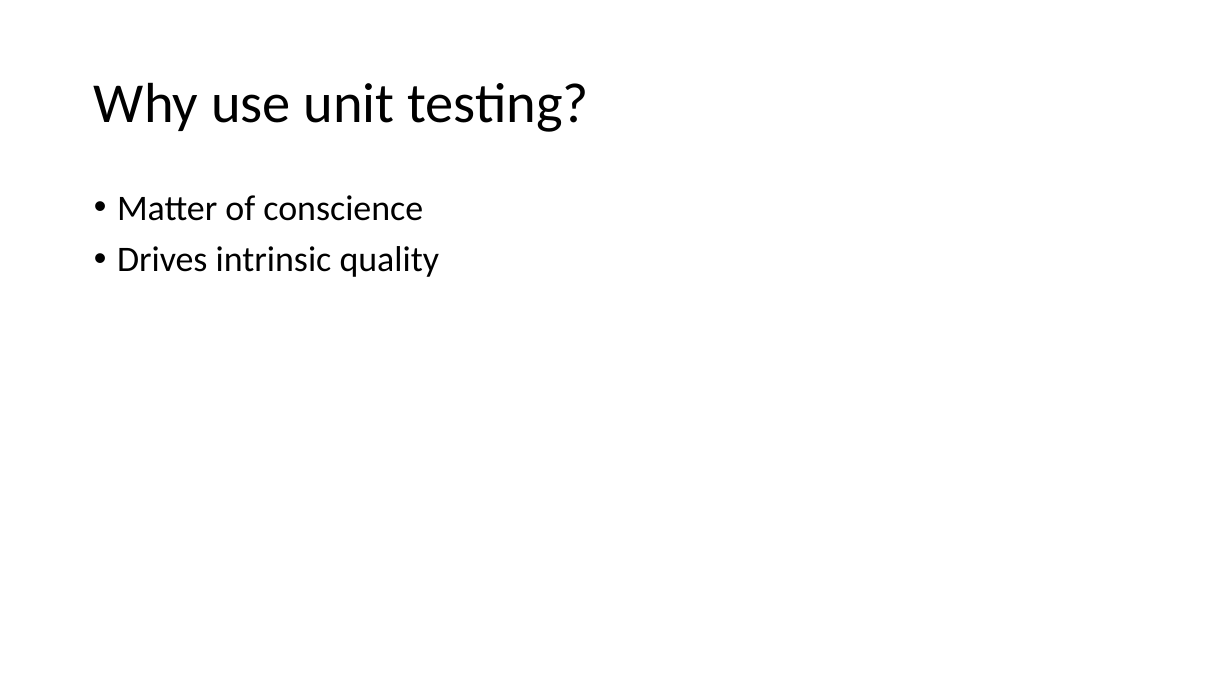
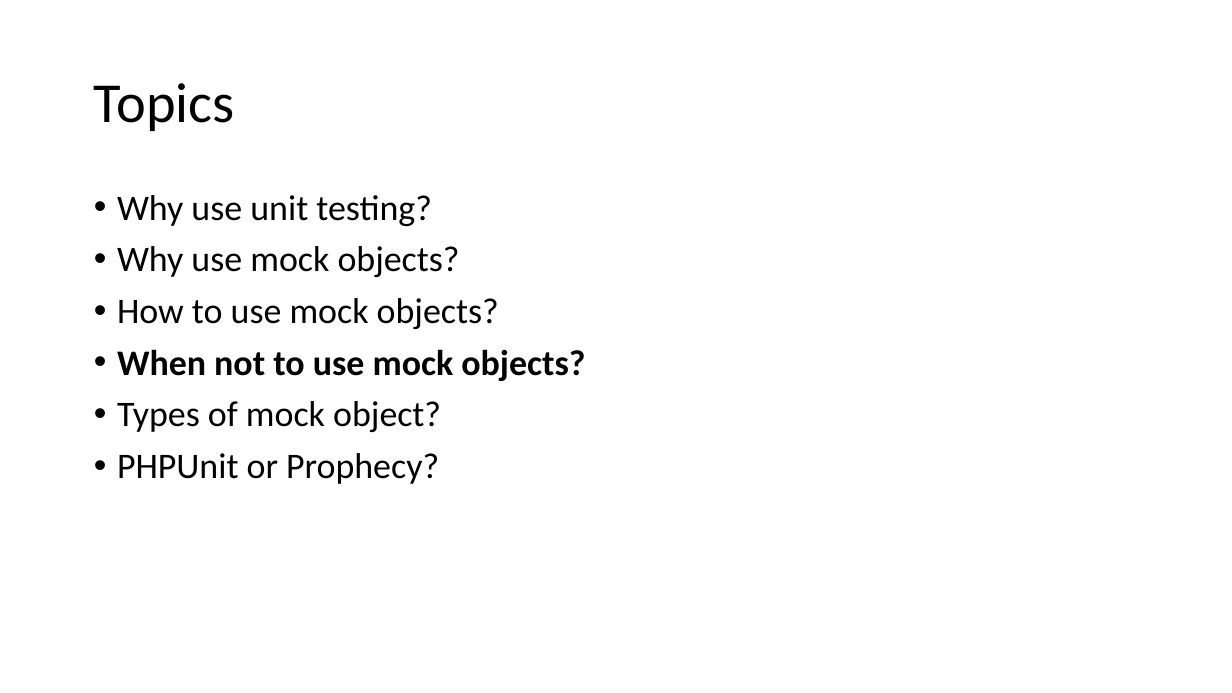
Before and after one commit to docljn/phpunit-or-prophecy-for-mocks, a slide deck: slide 11 of Creating Unit Test Mocks - PHPUnit or Prophecy.odp (slide 8 before the commit). Drawn at 1232x693 pixels with LibreOffice and Linux fonts; fonts in the diff are those of the drawing. Boxes give left, top, right and bottom in pixels: in the first picture for what was removed or moved away, otherwise in the second. Text is boxed around its words. In the diff, an @@ line names an element or a change of style, - is before the commit and + after.

```diff
--- a/Creating Unit Test Mocks - PHPUnit or Prophecy.odp
+++ b/Creating Unit Test Mocks - PHPUnit or Prophecy.odp
@@ title at box(94, 83, 235, 131): text changed @@
-Why use unit testing?
+Topics
@@ text at box(117, 195, 585, 484): text changed @@
-• Matter of conscience
-• Drives intrinsic quality
+• Why use unit testing?
+• Why use mock objects?
+• How to use mock objects?
+• When not to use mock objects?
+• Types of mock object?
+• PHPUnit or Prophecy?
```
Also in this commit, not shown: 7 other slides changed, 2 slides added, 1 other file.
